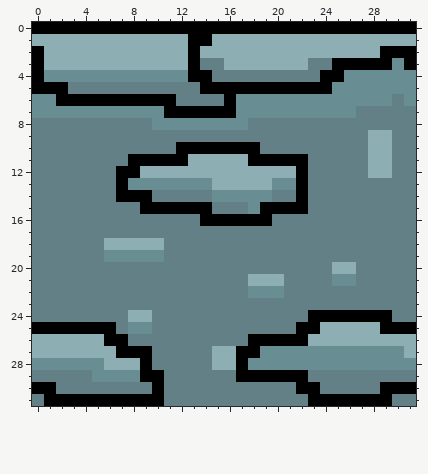
A pixel-art sprite gets an edit: sprites/Tileset/Tileset1.1.png. The picture above was drawn from the file before the commit.
The file is 32x32 pixels.
New version:
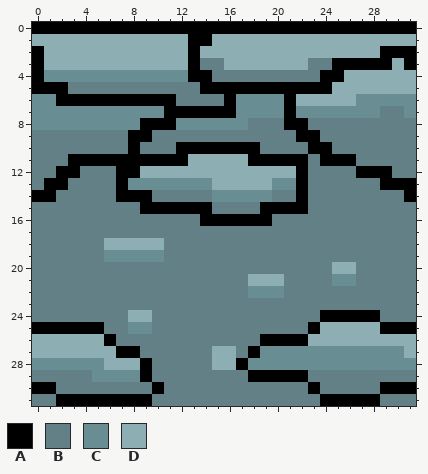
Palette (. is transparent): A #000000  B #628085  C #688e94  D #8daeb3
Changes in this commit:
@@ x 0..31 @@
  2 ADDDDDDDDDDDDADDDDDDDDDDDDDDDAAA
- 3 ADDDDDDDDDDDDABBDDDDDDDBBAAAAACA
- 4 ACCCCCCCCCCCCAABBBBBBBBBAACCCCCC
- 5 AAABBBBBBBBBBBAAAAAAAAAAACCCCCCC
- 6 CCAAAAAAAAAABBBBACCCCCCCCCCCCCBC
- 7 CCCCCCCCCCCAAAAAACCCCCCCCCCBBBBB
- 8 BBBBBBBBBBCCCCCCCCBBBBBBBBBBBBBB
- 9 BBBBBBBBBBBBBBBBBBBBBBBBBBBBDDBB
-10 BBBBBBBBBBBBAAAAAAABBBBBBBBBDDBB
-11 BBBBBBBBAAAAADDDDDAAAAABBBBBDDBB
-12 BBBBBBBAADDDDDDDDDDDDDABBBBBDDBB
-13 BBBBBBBACCCCCCCDDDDDCCABBBBBBBBB
-14 BBBBBBBAAABBBBBCCCCCBBABBBBBBBBB
-15 BBBBBBBBBAAAAAABBBCAAAABBBBBBBBB
+ 3 ADDDDDDDDDDDDABBDDDDDDDBBAAAAADA
+ 4 ACCCCCCCCCCCCAABBBBBBBBBAADDDDDD
+ 5 AAABBBBBBBBBBBAAAAAAAAAAADDDDDDD
+ 6 CCAAAAAAAAAABBBBACCCCADDDDDCCCCC
+ 7 CCCCCCCCCCCAAAAAACCCCACCCCCCCBBC
+ 8 CCCCCCCCCAAACCCCCCBBBAABBBBBBBBB
+ 9 BBBBBBBBAABBBBBBBBBBBBAABBBBBBBB
+10 BBBBBBBBABBBAAAAAAABBBBAABBBBBBB
+11 BBBAAAAAAAAAADDDDDAAAAABAAABBBBB
+12 BBAABBBAADDDDDDDDDDDDDABBBBAAABB
+13 BAABBBBACCCCCCCDDDDDCCABBBBBBAAA
+14 AABBBBBAAABBBBBCCCCCBBABBBBBBBBA
+15 BBBBBBBBBAAAAAABBBBAAAABBBBBBBBB
 16 BBBBBBBBBBBBBBAAAAAABBBBBBBBBBBB
@@ x 0..31 @@
 23 BBBBBBBBBBBBBBBBBBBBBBBBBBBBBBBB
-24 BBBBBBBBDDBBBBBBBBBBBBBAAAAAAABB
-25 AAAAAAABCCBBBBBBBBBBBBAADDDDDAAA
-26 DDDDDDAABBBBBBBBBBAAAAADDDDDDDDD
-27 DDDDDDDAAABBBBBDDAACCCCCCCCCCCCD
+24 BBBBBBBBDDBBBBBBBBBBBBBBAAAAABBB
+25 AAAAAABBCCBBBBBBBBBBBBBADDDDDAAA
+26 DDDDDDABBBBBBBBBBBBAAAADDDDDDDDD
+27 DDDDDDDAABBBBBBDDBACCCCCCCCCCCCD
 28 CCCCCCDDDABBBBBDDACCCCCCCCCCCCCC
-29 BBBBBCCCCAABBBBBBAAAAAABBBBBBBBB
-30 AABBBBBBBBABBBBBBBBBBBAABBBBBAAA
-31 BAAAAAAAAAABBBBBBBBBBBBAAAAAAABB
+29 BBBBBCCCCABBBBBBBBAAAAABBBBBBBBB
+30 AABBBBBBBBABBBBBBBBBBBBABBBBBAAA
+31 BBAAAAAAAABBBBBBBBBBBBBBAAAAABBB
